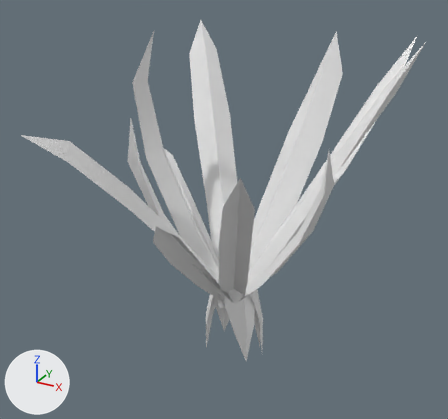
The OBJ model game/assets/models/plants/SM_Plant_TillandsiaClump_Leaf.obj, before and after one commit.
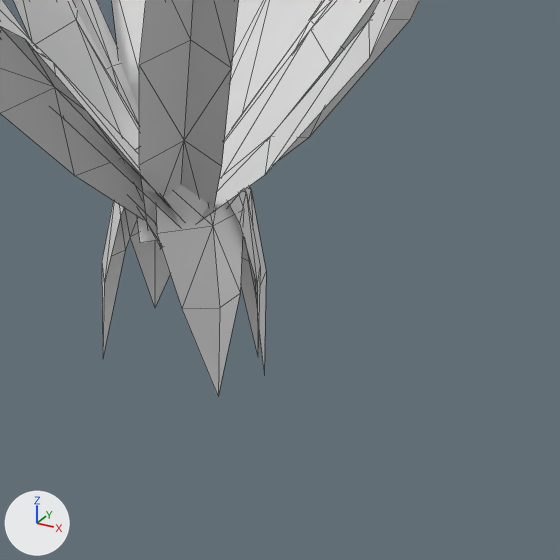
Each version appears first whole from a camera (50 mm lens) standing at (0.493, -0.933, 0.674) and looking at (-0.009, -0.02, 0.218), and next in a close-up on the part from 38% to 82% of the width and 53% to 100% of the height. Every picture has the same lights, and +X, +Y and +Z are marked at lower left. The last two pictures show the newer version. The close-ups show mesh edges as thin lines. Where no turn or scale is listed for an object, it has been applied to the vertices. Vertices at exactly the same position are counted once.

Objects in the first close-up: 'SM_Plant_TillandsiaClump_Leaf'.
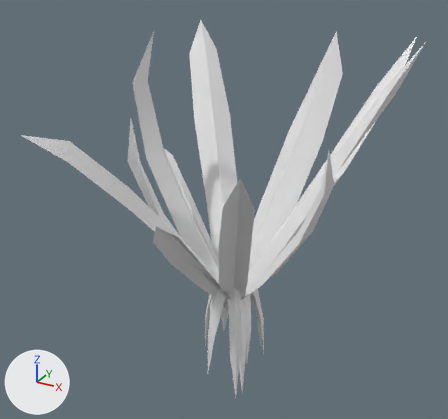
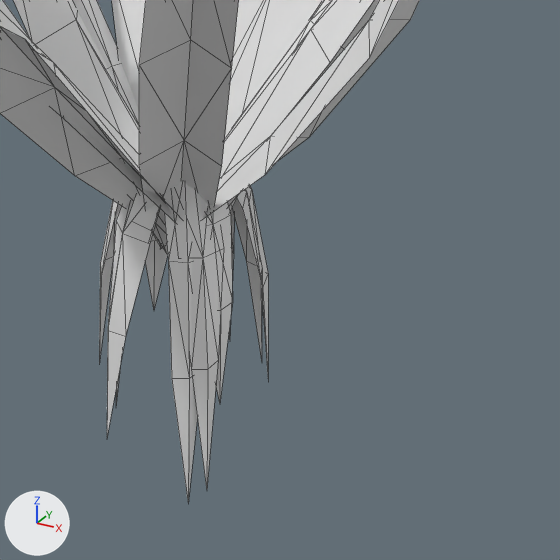
Pixel boxes [x1, y1, x2, y2] of what changed, in the close-ups (560 x 560 px; the box of a moved part takes in the faces that stretch with it):
```json
{"object": "SM_Plant_TillandsiaClump_Leaf", "change": "reshaped", "before": [0, 0, 420, 395], "after": [0, 0, 420, 501]}
{"part": 1, "of": "me_sm_plant_tillandsiaclump_leaf", "change": "moved or reshaped", "before": [102, 147, 266, 395], "after": [99, 181, 268, 501]}
```

The change, as JSON lines over the scene's bpy script:
```json
{"block": "me_sm_plant_tillandsiaclump_leaf", "where": "# used by ob_sm_plant_tillandsiaclump_leaf; location = (0.0, 0.0, 0.0)"}
{"op": "remove", "block": "me_sm_plant_tillandsiaclump_leaf", "code": "me_sm_plant_tillandsiaclump_leaf.from_pydata(...)  # 204 vertices, 226 faces; spans x -0.225..0.283, y -0.35..0.31, z -0.141..0.525"}
{"op": "add", "block": "me_sm_plant_tillandsiaclump_leaf", "code": "me_sm_plant_tillandsiaclump_leaf.from_pydata(...)  # 244 vertices, 274 faces; spans x -0.225..0.283, y -0.35..0.31, z -0.17..0.525"}
{"block": "me_sm_plant_tillandsiaclump_leaf", "change": "me_sm_plant_tillandsiaclump_leaf part 1"}
{"block": "me_sm_plant_tillandsiaclump_leaf", "change": "4 vertices in x -0.051..0.038, y -0.023..0.031, z 0.028..0.036 move by (0.0, 0.0, 0.001)"}
{"block": "me_sm_plant_tillandsiaclump_leaf", "change": "3 vertices in x -0.028..0.02, y 0.001..0.029, z 0.073..0.074 move by (0.0, 0.0, 0.002)"}
{"block": "me_sm_plant_tillandsiaclump_leaf", "change": "53 vertices move from x -0.064..0.054, y -0.042..0.066, z -0.141..0.09 to x -0.067..0.051, y -0.036..0.069, z -0.148..0.095"}
{"block": "me_sm_plant_tillandsiaclump_leaf", "change": "40 vertices are added at x -0.032..0.05, y -0.063..-0.006, z -0.17..0.077"}
{"block": "me_sm_plant_tillandsiaclump_leaf", "change": "48 new faces join them"}
```
